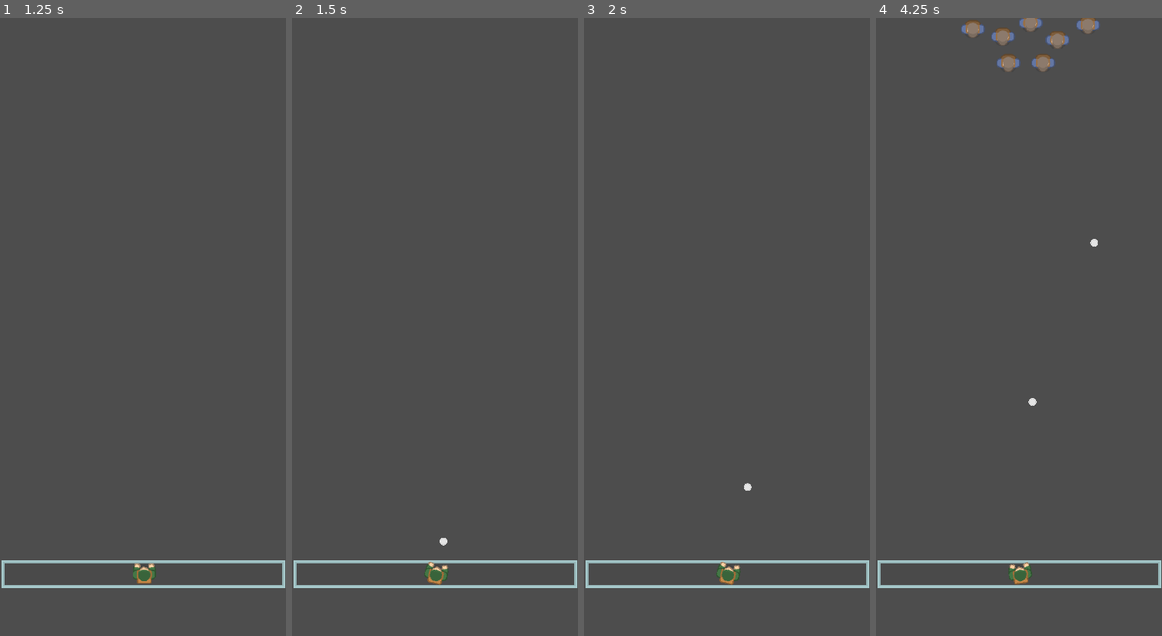
Above: before the commit, frames 1-4 (left to right).
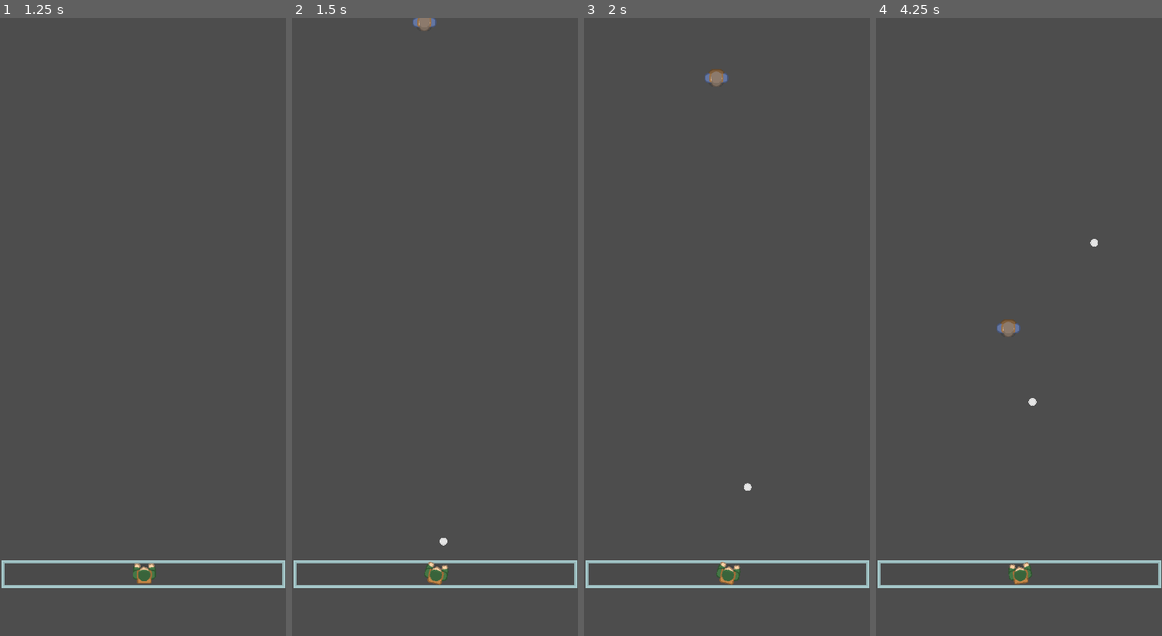
Above: after the commit, the same moments.

Repository: WindWiperStudios/Stationary-Shooter2
Game: Godot game, scene res://Nodes/Scenes/MainMenu.tscn
Same seed, same stepped clock (60 frames per second), same inputs: the game is played once before the commit and once after it.
Inputs (mouse positions are in pixels of both pictures, inside the frame that each line leads up to):
- Up to frame 1 (1.25 s): click "Play" at 0.5 s
- Up to frame 2 (1.5 s): tap Enter at 1.25 s; move the mouse to (497, 296) at 1.27 s; press the mouse at (497, 296) at 1.28 s
- Up to frame 3 (2 s): no input
- Up to frame 4 (4.25 s): move the mouse to (961, 357) at 2.02 s; release the mouse at (961, 357) at 2.03 s; click (961, 357) at 2.1 s; move the mouse to (1047, 191) at 2.77 s; press the mouse at (1047, 191) at 2.78 s; move the mouse to (1004, 450) at 3.52 s; release the mouse at (1004, 450) at 3.53 s; click (1004, 450) at 3.6 s

Frame 1 is identical in both runs. In frame 2, 0.1% of the frame differs, in the area x 42-51%, y 0-2%; in frame 3, 0.2%; in frame 4, 1.3%, in the area x 29-79%, y 0-52%.
Error before the commit: Parse Error: Identifier "area" not declared in the current scope. (res://Nodes/Entities/wall.gd:14)

Commit message:
Enemy Update
Enemies now detect the wall and stop moving. They then switch to attack state and attack.

Attacks now spawn, do damage once, then free themselves.

Diff:
--- /dev/null
+++ b/Nodes/Entities/AttackLocation.gd
@@ -0,0 +1,19 @@
+extends Node2D
+
+#Grabs the enemy that is attacking
+@onready var parent = $".."
+
+#Scene for attack you want, allows different attacks in the future
+@export var attackScene : PackedScene
+
+#Connects to the attacking signal from Enemy class
+func _ready():
+	parent.attacking.connect(Attack)
+
+#Instatiates the attackScene, sets its damage to the amount set in Enemy class
+#Adds attack as a child of this node, and sets its position here too
+func Attack():
+	var attack = attackScene.instantiate()
+	attack.damage = parent.damage
+	self.add_child(attack)
+	attack.global_position = global_position
--- a/Nodes/Entities/enemy.gd
+++ b/Nodes/Entities/enemy.gd
@@ -1,24 +1,43 @@
 extends Area2D
 class_name Enemy
 
+signal attacking
+
 @export var moveSpeed : float
+@export var attackCD = 1.0
+
 @onready var healthComponent = $HealthComponent
-@export var enemyDamageonTouch : float #for the dmg to the wall
-signal wallTouched(float)
 
 var walkDir = Vector2.DOWN
+var isAttacking = false
+var damage = 10
+var timeSinceAttacked
 
 
 #On ready, connects the health component's signal to enemy death function
 func _ready():
 	healthComponent.zeroHealth.connect(enemy_death)
+	timeSinceAttacked = attackCD
+
+func _process(delta):
+	if timeSinceAttacked < attackCD:
+		timeSinceAttacked += delta
 
 func _physics_process(delta):
-	move(delta)
+	#If enemy hasn't reached wall yet, continue walking south
+	if isAttacking == false:
+		Move(delta)
+	else:
+		if timeSinceAttacked >= attackCD:
+			Attack()
+			timeSinceAttacked = 0
 
 #Moves the enemy south
-func move(delta):
+func Move(delta):
 	global_position += walkDir * moveSpeed * delta
+
+func Attack():
+	emit_signal("attacking")
 
 #Actions to take on enemy death
 func enemy_death()-> void:
@@ -27,7 +46,7 @@
 	#And when enemies left <= 0 it sets the game mode to succeeded and unlocks next stage
 	queue_free()
 
-#Will send a signal to wall with the dmg number of said enemy maybe
+
 func _on_area_entered(area : Wall):
-	if area.name == 'Wall':
-		emit_signal("wallTouched",1)
+	if area != null:
+		isAttacking = true
--- a/Nodes/Entities/enemy.tscn
+++ b/Nodes/Entities/enemy.tscn
@@ -1,8 +1,10 @@
-[gd_scene load_steps=5 format=3 uid="uid://b88mfj5dxofni"]
+[gd_scene load_steps=7 format=3 uid="uid://b88mfj5dxofni"]
 
 [ext_resource type="Script" path="res://Nodes/Entities/enemy.gd" id="1_a450x"]
 [ext_resource type="PackedScene" uid="uid://cxr7b5sdo025f" path="res://Nodes/Components/health_component.tscn" id="1_ly3xg"]
 [ext_resource type="Texture2D" uid="uid://lxdciyhd65a3" path="res://Images/spritesheet_characters.png" id="2_y64kp"]
+[ext_resource type="Script" path="res://Nodes/Entities/AttackLocation.gd" id="4_0a75i"]
+[ext_resource type="PackedScene" uid="uid://dr67hblsvta7o" path="res://Nodes/Projectiles/enemy_attack.tscn" id="5_odcqs"]
 
 [sub_resource type="RectangleShape2D" id="RectangleShape2D_cs1ov"]
 size = Vector2(40, 31)
@@ -11,8 +13,8 @@
 collision_layer = 4
 collision_mask = 3
 script = ExtResource("1_a450x")
-moveSpeed = 175.0
-enemyDamageonTouch = 1.0
+moveSpeed = 500.0
+attackCD = 1.2
 
 [node name="CollisionShape2D" type="CollisionShape2D" parent="."]
 position = Vector2(0, -0.5)
@@ -28,4 +30,9 @@
 [node name="HealthComponent" parent="." instance=ExtResource("1_ly3xg")]
 maxHealth = 50
 
+[node name="AttackLocation" type="Node2D" parent="."]
+position = Vector2(0, 61)
+script = ExtResource("4_0a75i")
+attackScene = ExtResource("5_odcqs")
+
 [connection signal="area_entered" from="." to="." method="_on_area_entered"]
--- a/Nodes/Entities/wall.gd
+++ b/Nodes/Entities/wall.gd
@@ -3,12 +3,16 @@
 
 @onready var healthComponent = $HealthComponent
 
-
 func _ready():
-	healthComponent.zeroHealth.connect(wall_destruction)
+	healthComponent.zeroHealth.connect(WallHealthZero)
 
 func wall_destruction():
+	#Probably shouldn't destroy the wall, just degrade it's look over time depending
+	#on the percentage of health missing.
 	queue_free()
 
-func wallDamage(value):
-	area.healthComponent.curHealth -= value
+func WallHealthZero():
+	#Display game over screen
+	print("Wall has 0 health.")
+	#Temporarily setting health back for testing
+	healthComponent.curHealth = healthComponent.maxHealth
--- a/Nodes/Entities/wall.tscn
+++ b/Nodes/Entities/wall.tscn
@@ -5,6 +5,7 @@
 [ext_resource type="PackedScene" uid="uid://cxr7b5sdo025f" path="res://Nodes/Components/health_component.tscn" id="3_jobib"]
 
 [sub_resource type="RectangleShape2D" id="RectangleShape2D_vv6f4"]
+size = Vector2(1279, 125)
 
 [sub_resource type="TileSetAtlasSource" id="TileSetAtlasSource_pele2"]
 texture = ExtResource("1_8kqou")
@@ -561,6 +562,7 @@
 script = ExtResource("1_lmpxd")
 
 [node name="Hitbox" type="CollisionShape2D" parent="."]
+position = Vector2(-3.5, -1.5)
 shape = SubResource("RectangleShape2D_vv6f4")
 
 [node name="WallSprite" type="TileMap" parent="."]
@@ -570,3 +572,4 @@
 layer_0/tile_data = PackedInt32Array(65535, 917504, 13, 0, 917504, 13, 1, 917504, 13, 65534, 917504, 13, 65533, 917504, …(622 unchanged characters)…
 
 [node name="HealthComponent" parent="." instance=ExtResource("3_jobib")]
+maxHealth = 20
--- /dev/null
+++ b/Nodes/Projectiles/enemy_attack.gd
@@ -0,0 +1,27 @@
+extends Area2D
+
+#Sets how long attack should exist
+@export var aliveTime : float
+
+var timeAlive = 0.0
+var damage
+#Checks if attack has done damage once, so that it doesn't hit more than once
+var doneDamage = false
+
+func _ready():
+	pass
+
+#Checks if attack has been alive too long and deletes it
+func _process(delta):
+	if timeAlive < aliveTime:
+		timeAlive += delta
+	else:
+		queue_free()
+
+
+
+#If inside the wall, will lower health by damage amount and set doneDamage flag
+func _on_area_entered(area : Wall):
+	if (area != null) and doneDamage == false:
+		area.healthComponent.curHealth -= damage
+		doneDamage = true
--- /dev/null
+++ b/Nodes/Projectiles/enemy_attack.tscn
@@ -0,0 +1,20 @@
+[gd_scene load_steps=4 format=3 uid="uid://dr67hblsvta7o"]
+
+[ext_resource type="Script" path="res://Nodes/Projectiles/enemy_attack.gd" id="1_imhv8"]
+[ext_resource type="Texture2D" uid="uid://d1oujat5ksv7q" path="res://Images/Fireball.webp" id="1_nx8ma"]
+
+[sub_resource type="CircleShape2D" id="CircleShape2D_alnmy"]
+radius = 58.1378
+
+[node name="EnemyAttack" type="Area2D"]
+script = ExtResource("1_imhv8")
+aliveTime = 0.25
+
+[node name="Sprite2D" type="Sprite2D" parent="."]
+scale = Vector2(0.1, 0.1)
+texture = ExtResource("1_nx8ma")
+
+[node name="CollisionShape2D" type="CollisionShape2D" parent="."]
+shape = SubResource("CircleShape2D_alnmy")
+
+[connection signal="area_entered" from="." to="." method="_on_area_entered"]
--- /dev/null
+++ b/Nodes/Scenes/level_test.tscn
@@ -0,0 +1,8 @@
+[gd_scene load_steps=2 format=3 uid="uid://dlggcn5mm35ab"]
+
+[ext_resource type="PackedScene" uid="uid://b88mfj5dxofni" path="res://Nodes/Entities/enemy.tscn" id="1_gca3f"]
+
+[node name="Level1" type="Node2D"]
+
+[node name="Enemy" parent="." instance=ExtResource("1_gca3f")]
+position = Vector2(-53, -61)
--- a/Nodes/Scenes/playscreen.tscn
+++ b/Nodes/Scenes/playscreen.tscn
@@ -1,8 +1,11 @@
-[gd_scene load_steps=4 format=3 uid="uid://dofjn1nbm0hy5"]
+[gd_scene load_steps=7 format=3 uid="uid://dofjn1nbm0hy5"]
 
 [ext_resource type="PackedScene" uid="uid://bduv5t3tpk173" path="res://Nodes/Entities/wall.tscn" id="1_2x8h4"]
 [ext_resource type="PackedScene" uid="uid://nansvvfxtdnc" path="res://Nodes/Entities/player.tscn" id="2_ycadu"]
 [ext_resource type="PackedScene" uid="uid://mgi5v6mjmlps" path="res://Nodes/Components/enemy_spanwer.tscn" id="3_h2kmg"]
+[ext_resource type="PackedScene" uid="uid://dlggcn5mm35ab" path="res://Nodes/Scenes/level_test.tscn" id="4_kdkwj"]
+[ext_resource type="PackedScene" uid="uid://bv38vcoyhh1rt" path="res://Nodes/Scenes/level_1.tscn" id="5_816m6"]
+[ext_resource type="PackedScene" uid="uid://bcpien4ljamb0" path="res://Nodes/Scenes/level_2.tscn" id="6_755ed"]
 
 [node name="Playscreen" type="MarginContainer"]
 anchors_preset = 15
@@ -21,3 +24,4 @@
 
 [node name="EnemySpanwer" parent="." instance=ExtResource("3_h2kmg")]
 position = Vector2(646, -378)
+levels = Array[PackedScene]([ExtResource("4_kdkwj"), ExtResource("5_816m6"), ExtResource("6_755ed")])
Binary file added: Images/Fireball.webp
Not shown, added: Images/Fireball.webp.import
Not shown, changed: .DS_Store
